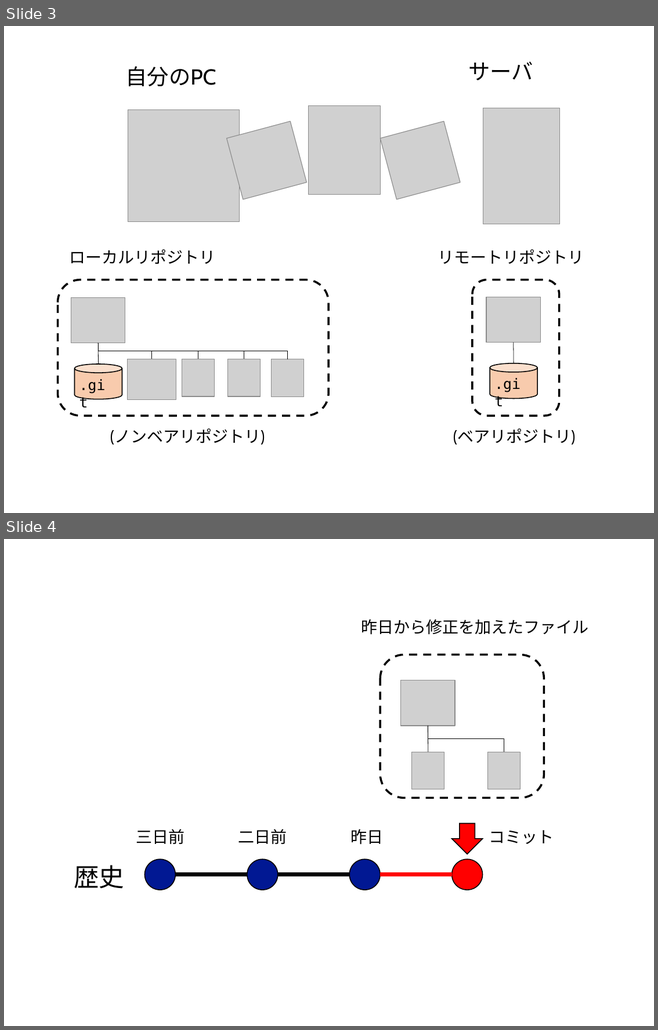
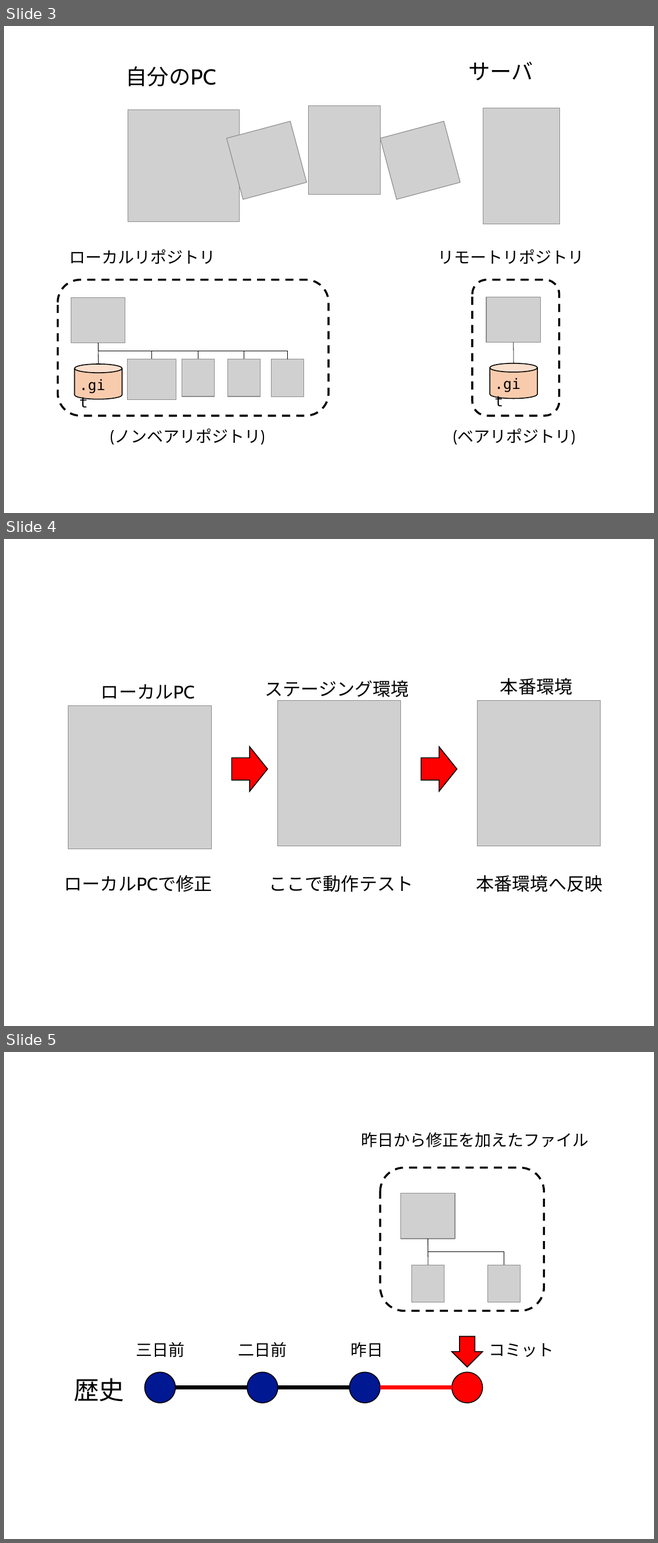
Before and after one commit to kaityo256/github, a slide deck: term/fig/fig.pptx. Shown one above the other, each under a label of ours: slides 3 and 4 before the commit, slides 3, 4 and 5 after it. The pictures are 658x1030 and 658x1543 pixels, drawn with LibreOffice and Linux fonts; fonts in the diff are those of the drawing; grey boxes stand for pictures. Boxes give left, top, right and bottom in pixels: in the first picture for what was removed or moved away, otherwise in the second. Text is boxed around its words. In the diff, an @@ line names an element or a change of style, - is before the commit and + after.

```diff
--- a/term/fig/fig.pptx
+++ b/term/fig/fig.pptx
@@ slide 4 added at bbox=[4, 539, 654, 1026], background #FFFFFF @@
@@ text added at bbox=[101, 684, 195, 699], 20 pt, text #000000 @@
+ローカルPC
@@ text added at bbox=[264, 681, 409, 697], 20 pt, text #000000 @@
+ステージング環境
@@ text added at bbox=[500, 678, 572, 695], 20 pt, text #000000 @@
+本番環境
@@ picture added at bbox=[68, 706, 210, 849] @@
@@ picture added at bbox=[278, 701, 400, 846] @@
@@ picture added at bbox=[477, 701, 600, 846] @@
@@ right arrow added at bbox=[231, 747, 267, 792], fill #FF0000, outline #000000 1 pt @@
@@ right arrow added at bbox=[421, 747, 457, 792], fill #FF0000, outline #000000 1 pt @@
@@ text added at bbox=[64, 875, 212, 892], 20 pt, text #000000 @@
+ローカルPCで修正
@@ text added at bbox=[268, 875, 413, 892], 20 pt, text #000000 @@
+ここで動作テスト
@@ text added at bbox=[476, 875, 603, 892], 20 pt, text #000000 @@
+本番環境へ反映
@@ what was slide 4 is now slide 5 @@
```
Also in this commit, not shown: 9 slides changed, 1 other slide added.
